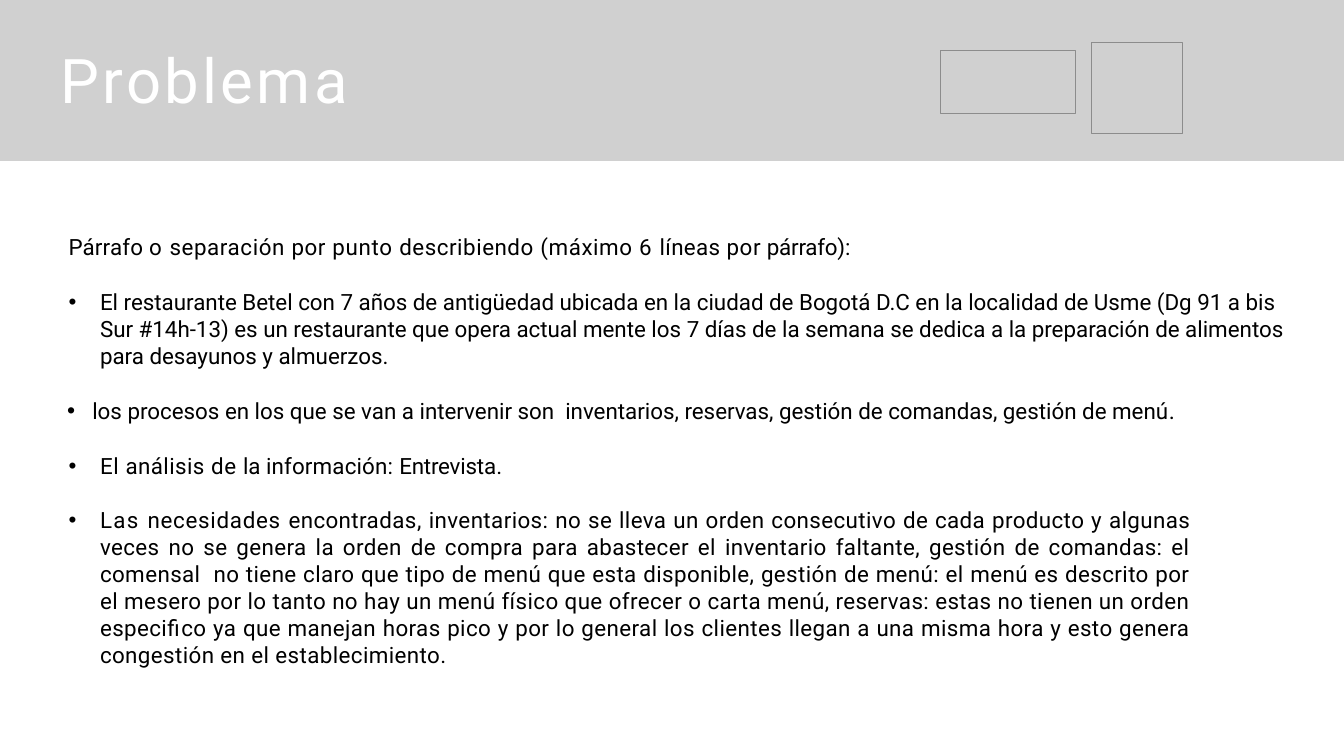
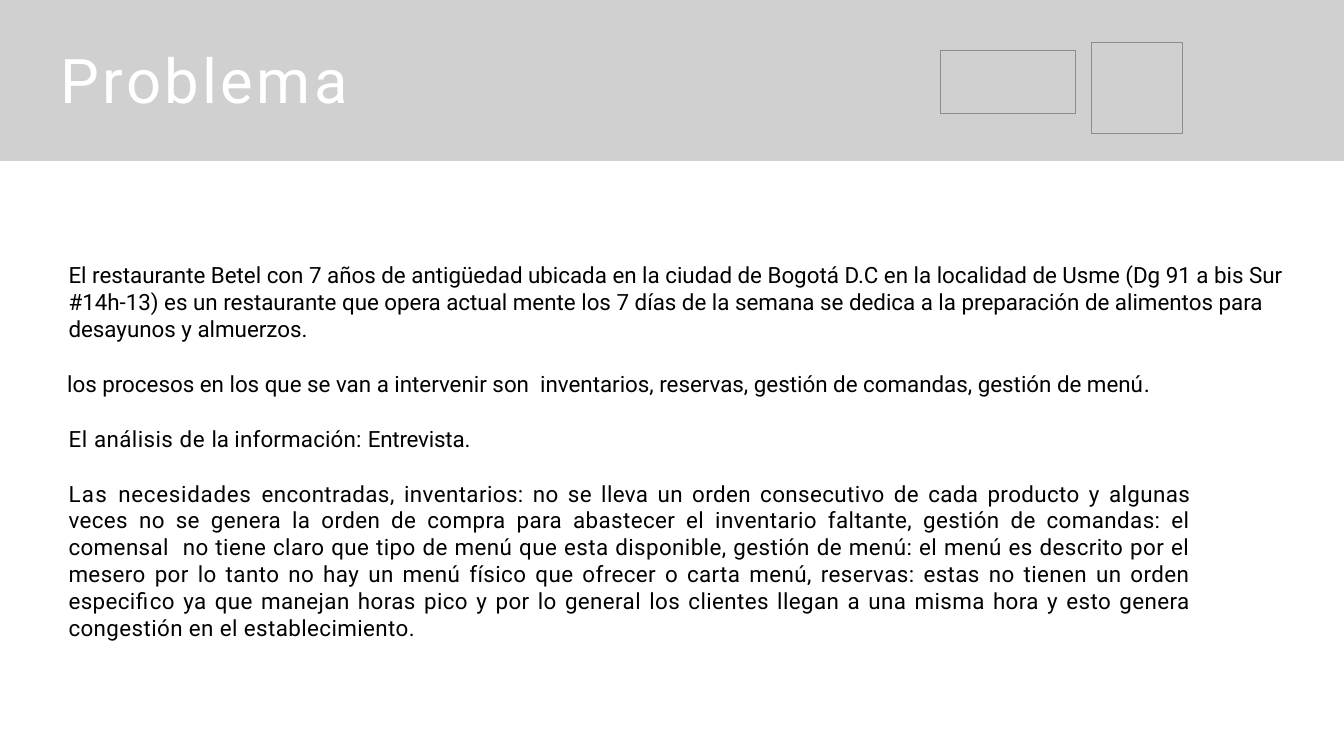
Before and after one commit to luckhazzard03/ADSO_N_2617510_G2R, a slide deck: slide 5 of trim_2/1_gestion_proyecto/2_levantamiento_informacion/DiapositivasPresentaciónproyecto.pptx. Drawn at 1344x756 pixels with LibreOffice and Linux fonts; fonts in the diff are those of the drawing; grey boxes stand for pictures. Boxes give left, top, right and bottom in pixels: in the first picture for what was removed or moved away, otherwise in the second. Text is boxed around its words. In the diff, an @@ line names an element or a change of style, - is before the commit and + after.

```diff
--- a/trim_2/1_gestion_proyecto/2_levantamiento_informacion/DiapositivasPresentaciónproyecto.pptx
+++ b/trim_2/1_gestion_proyecto/2_levantamiento_informacion/DiapositivasPresentaciónproyecto.pptx
@@ text "El restaurante Betel con 7 ..." at <box>67,265,1282,641</box>: bullet • to none @@
@@ text at <box>69,237,851,260</box>: paragraph removed @@
-Párrafo o separación por punto describiendo (máximo 6 líneas por párrafo):
```
Also in this commit, not shown: 4 other slides changed, 1 slide added, 1 slide removed, 14 other files.
